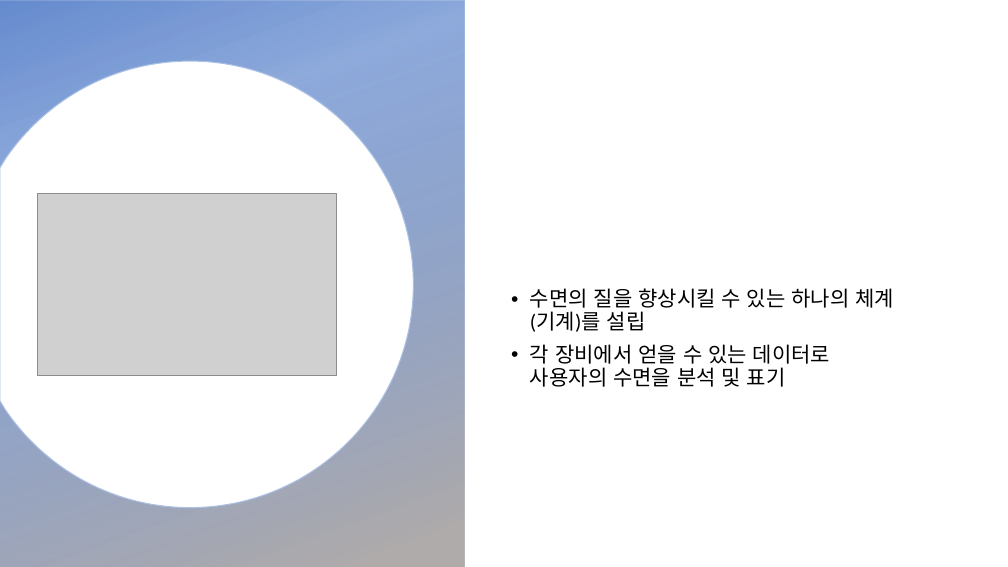
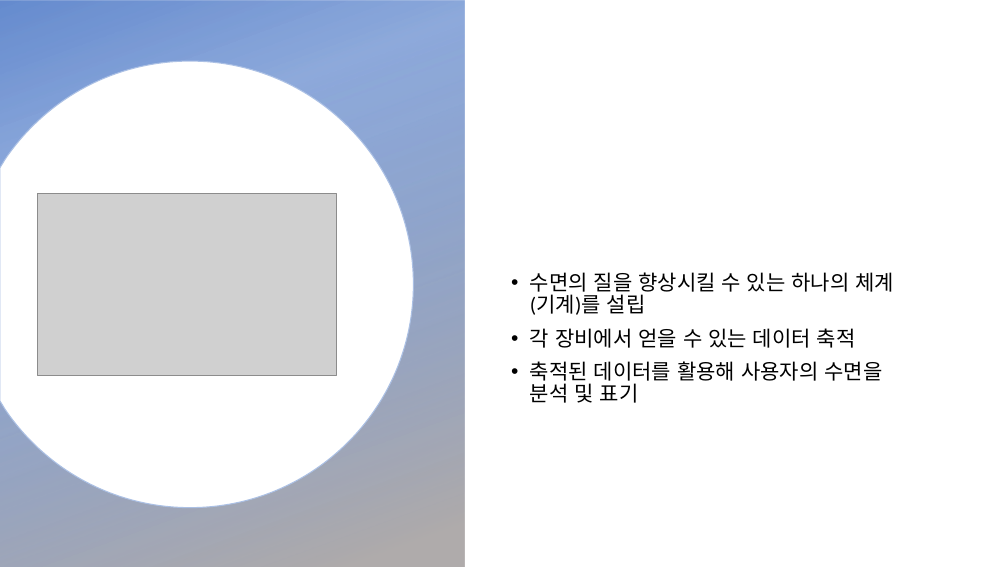
Before and after one commit to headring/Sleeptionary, a slide deck: slide 3 of Sleeping_Analysis.pptx. Drawn at 1008x567 pixels with LibreOffice and Linux fonts; fonts in the diff are those of the drawing; grey boxes stand for pictures; background and template pictures are left out. Boxes give left, top, right and bottom in pixels: in the first picture for what was removed or moved away, otherwise in the second. Text is boxed around its words. In the diff, an @@ line names an element or a change of style, - is before the commit and + after.

```diff
--- a/Sleeping_Analysis.pptx
+++ b/Sleeping_Analysis.pptx
@@ text at <box>530,328,882,403</box>: text changed @@
-• 각 장비에서 얻을 수 있는 데이터로 사용자의 수면을 분석 및 표기
+• 각 장비에서 얻을 수 있는 데이터 축적
+• 축적된 데이터를 활용해 사용자의 수면을 분석 및 표기
```
Also in this commit, not shown: 1 slide removed, 1 other file.
